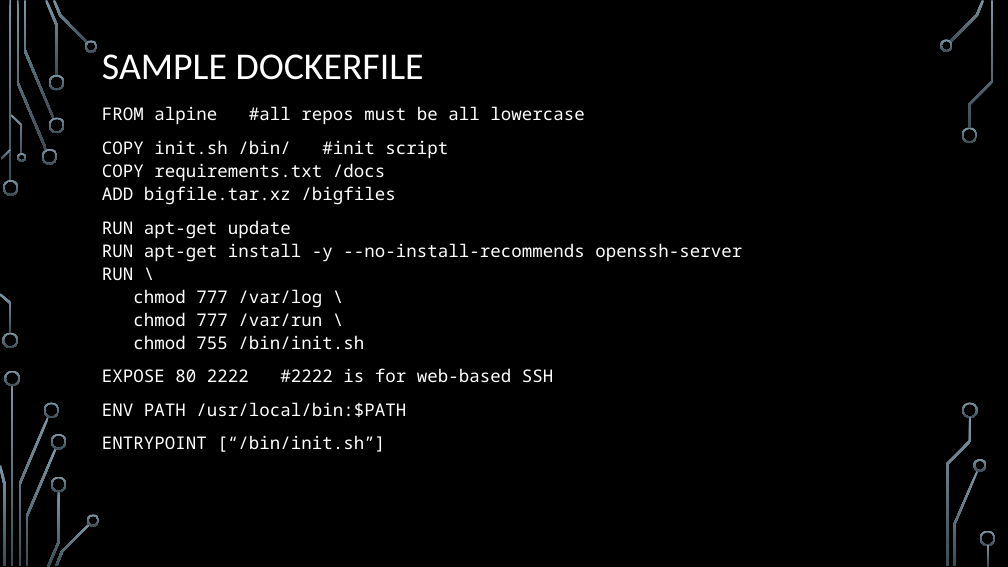
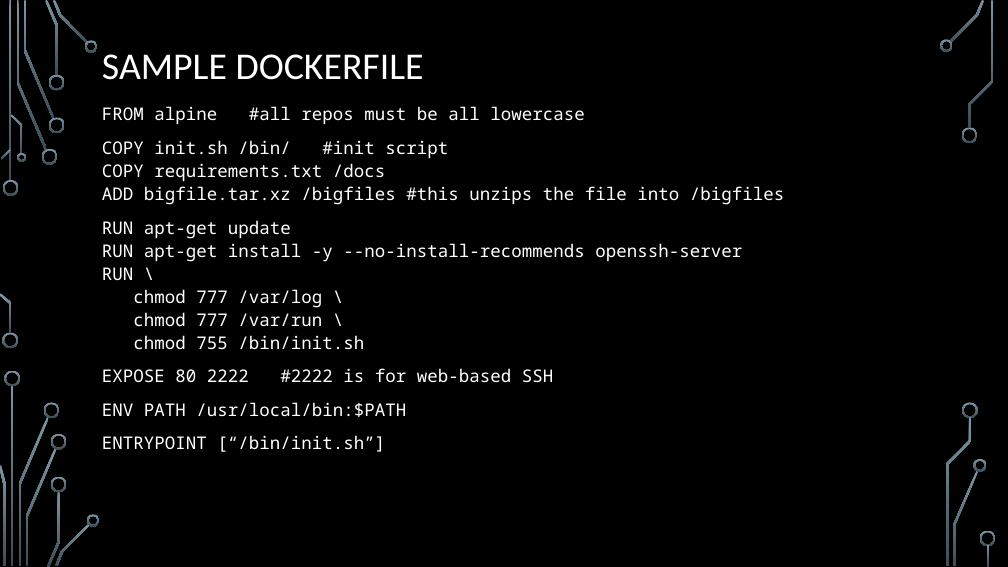
Before and after one commit to jamesche75/Linux-Boot-Camp, a slide deck: slide 6 of Modules/Module 4 - Advanced Docker/Module 4 - Advanced Docker.pptx. Drawn at 1008x567 pixels with LibreOffice and Linux fonts; fonts in the diff are those of the drawing; background and template pictures are left out. Boxes give left, top, right and bottom in pixels: in the first picture for what was removed or moved away, otherwise in the second. Text is boxed around its words. In the diff, an @@ line names an element or a change of style, - is before the commit and + after.

```diff
--- a/Modules/Module 4 - Advanced Docker/Module 4 - Advanced Docker.pptx
+++ b/Modules/Module 4 - Advanced Docker/Module 4 - Advanced Docker.pptx
@@ text at [102, 140, 784, 205]: text changed @@
-COPY init.sh /bin/ #init script
-COPY requirements.txt /docs
-ADD bigfile.tar.xz /bigfiles
+COPY init.sh /bin/ #init script
+COPY requirements.txt /docs
+ADD bigfile.tar.xz /bigfiles #this unzips the file into /bigfiles
```
Also in this commit, not shown: 2 other files.
